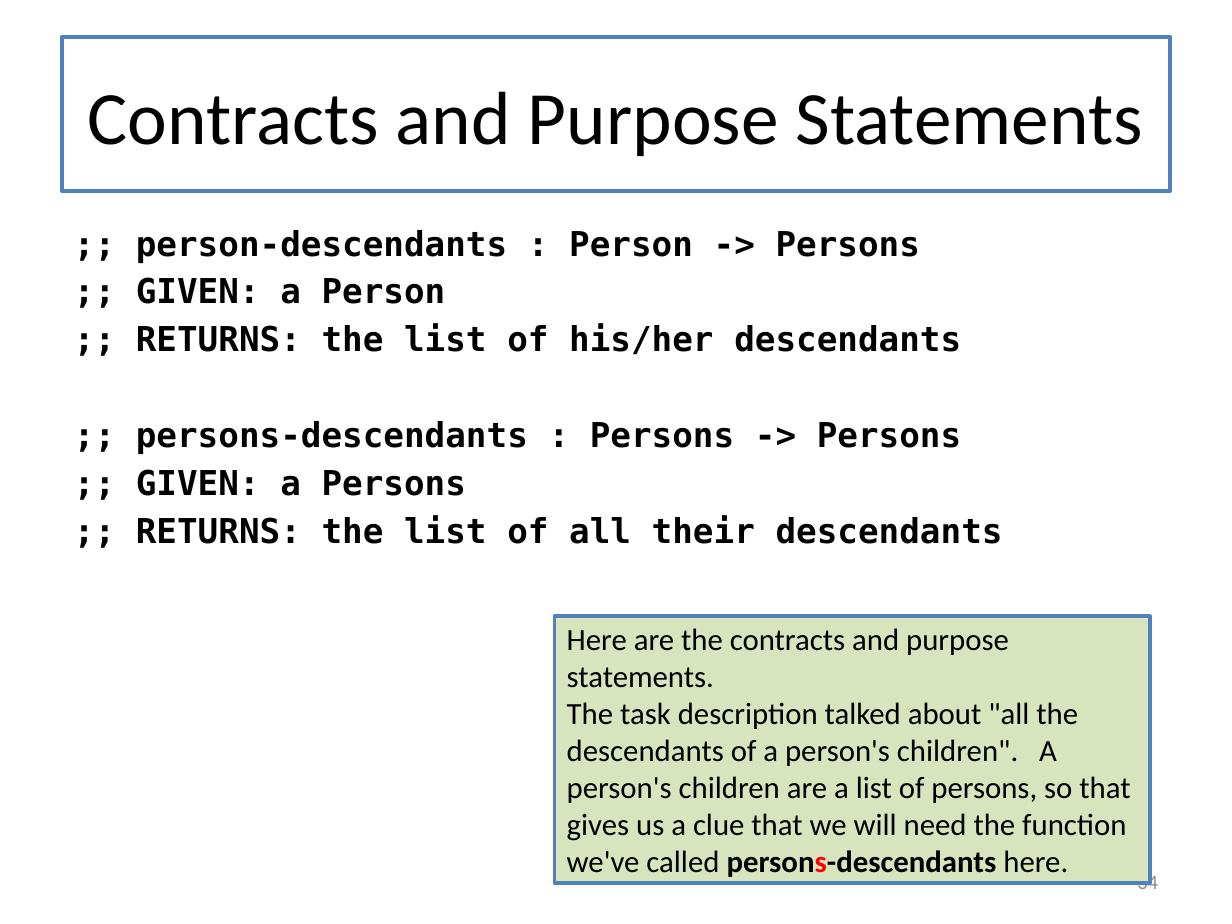
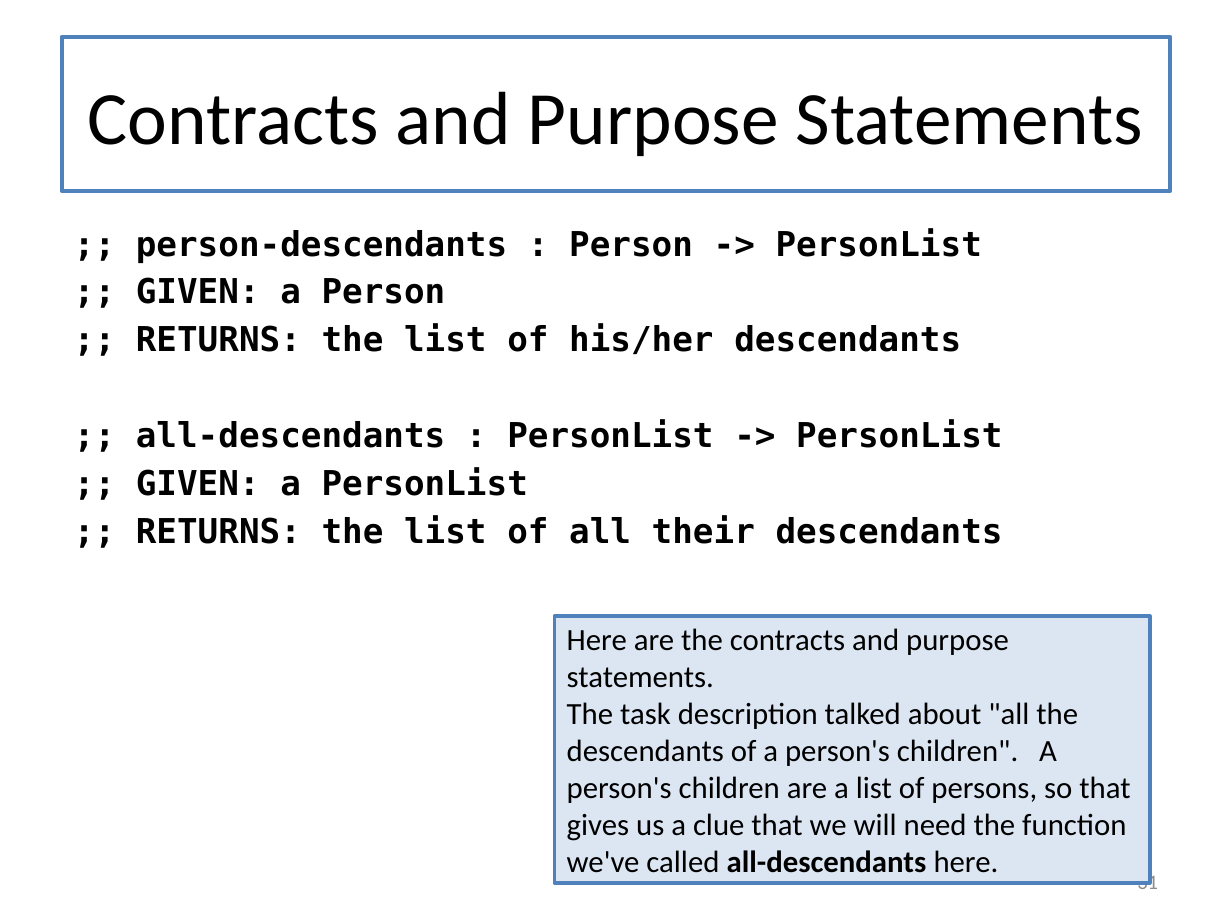
Before and after one commit to mwand/cs5010f17, a slide deck: slide 31 of Slides/Lesson 5.X Trees and Graphs - Combined Slides.pptx (slide 34 before the commit). Drawn at 1232x924 pixels with LibreOffice and Linux fonts; fonts in the diff are those of the drawing. Boxes give left, top, right and bottom in pixels: in the first picture for what was removed or moved away, otherwise in the second. Text is boxed around its words. In the diff, an @@ line names an element or a change of style, - is before the commit and + after.

```diff
--- a/Slides/Lesson 5.X Trees and Graphs - Combined Slides.pptx
+++ b/Slides/Lesson 5.X Trees and Graphs - Combined Slides.pptx
@@ text at <box>136,228,982,263</box>: text changed @@
-;; person-descendants : Person -> Persons
+;; person-descendants : Person -> PersonList
@@ text at <box>136,420,1002,496</box>: text changed @@
-;; persons-descendants : Persons -> Persons
-;; GIVEN: a Persons
+;; all-descendants : PersonList -> PersonList
+;; GIVEN: a PersonList
@@ rectangle "Here are the contracts and ..." at <box>554,616,1149,883</box>: fill #D7E4BD to #DCE6F2 @@
@@ text in rectangle at <box>567,702,1130,873</box>: text changed @@
-The task description talked about "all the descendants of a person's children". A person's children are a list of persons, so that gives us a clue that we will need the function we've called persons-descendants here.
+The task description talked about "all the descendants of a person's children". A person's children are a list of persons, so that gives us a clue that we will need the function we've called all-descendants here.
@@ page number at <box>1137,872,1158,889</box>: text changed @@
-34
+31
```
Also in this commit, not shown: 30 other slides changed, 1 slide added, 4 slides removed, 51 other files.
